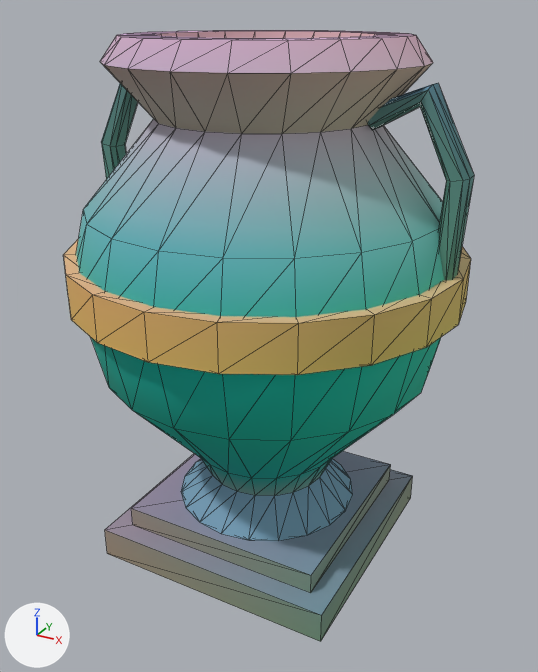
The glTF model assets/kit/urn.glb: old version first, new version second.
One viewpoint serves both versions: a 50 mm lens placed at (0.636, -1.148, 1.018), pointed at (0.012, -0.013, 0.451). Arrows for +X, +Y and +Z are at lower left; the lights stay in place. The picture after the commit comes second. Mesh edges are drawn as thin lines. Vertices at exactly the same position are counted once.

Objects in the first picture: 'urn', 'urn_band', 'urn_handle_-1', 'urn_handle_1', 'urn_plinth'.
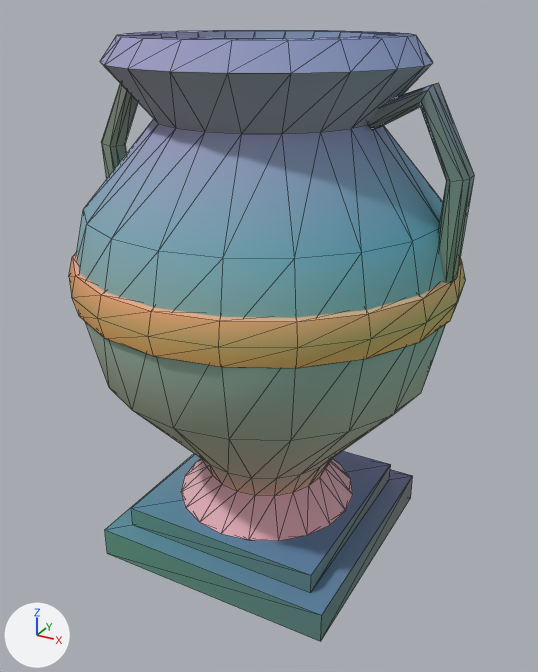
Where the change shows, as pixel boxes [x1, y1, x2, y2] in the pictures (538 x 672 px):
'urn_band', reshaped: before [64, 240, 471, 375]; after [69, 253, 466, 368]
part 1 of me_urn_plinth, recoloured: [105, 451, 413, 642] in both
part 2 of me_urn, recoloured: [76, 30, 444, 541] in both

Patch to the scene script:
```diff
--- a/assets/kit/urn.glb.py
+++ b/assets/kit/urn.glb.py
@@ me_urn_plinth @@
 me_urn_plinth.from_pydata(...)  # 16 vertices, 24 faces; spans x -0.24..0.24, y -0.24..0.24, z 0.0..0.1
 # used by ob_urn_plinth; location = (0.0, 0.0, 0.0)
+# me_urn_plinth part 1: 24 faces centred in x -0.24..0.24, y -0.24..0.24, z 0.0..0.1 are repainted in the vertex colours, in many colours
 me_urn_plinth.materials.append(mat_m_stone_dark)
@@ me_urn @@
 me_urn.from_pydata(...)  # 220 vertices, 436 faces; spans x -0.35..0.35, y -0.35..0.35, z 0.1..0.98
 # used by ob_urn; location = (0.0, 0.0, 0.0)
+# me_urn part 2: 436 faces centred in x -0.334..0.334, y -0.334..0.334, z 0.1..0.98 are repainted in the vertex colours, in many colours
 me_urn.materials.append(mat_m_stone_trim)
@@ me_urn_band @@
 # used by ob_urn_band; location = (0.0, 0.0, 0.0)
-me_urn_band.from_pydata(...)  # 80 vertices, 160 faces; spans x -0.362..0.362, y -0.362..0.362, z 0.54..0.62
+me_urn_band.from_pydata(...)  # 100 vertices, 160 faces; spans x -0.357..0.357, y -0.357..0.357, z 0.538..0.622
+# me_urn_band part 3: 80 vertices removed from x -0.362..0.362, y -0.362..0.362, z 0.54..0.62; 100 vertices added at x -0.357..0.357, y -0.357..0.357, z 0.538..0.622
 me_urn_band.materials.append(mat_m_gold)
```
